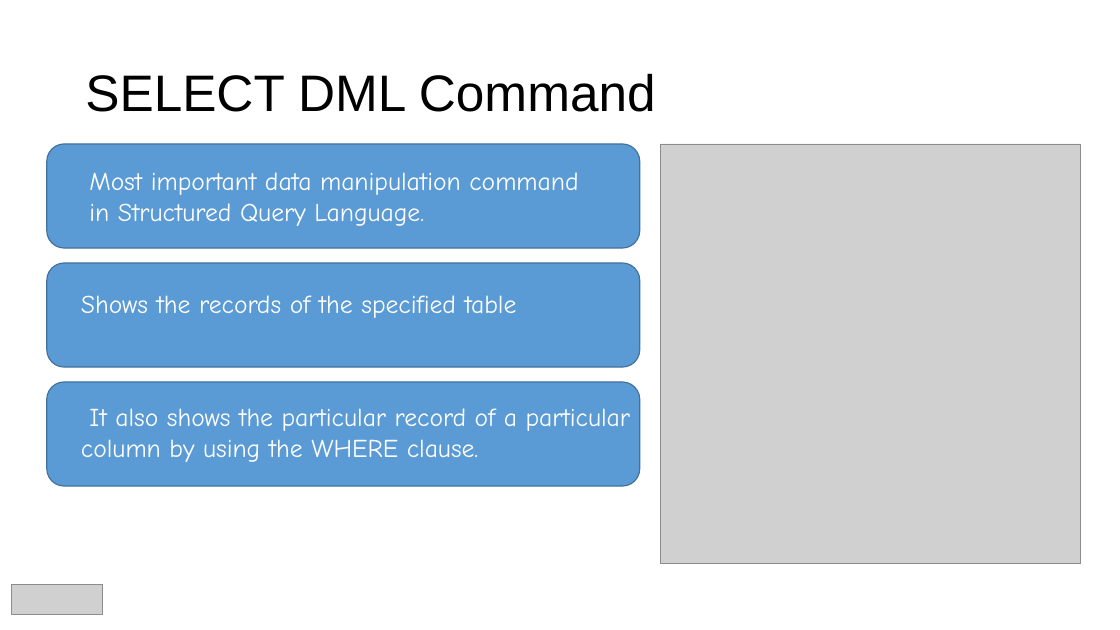
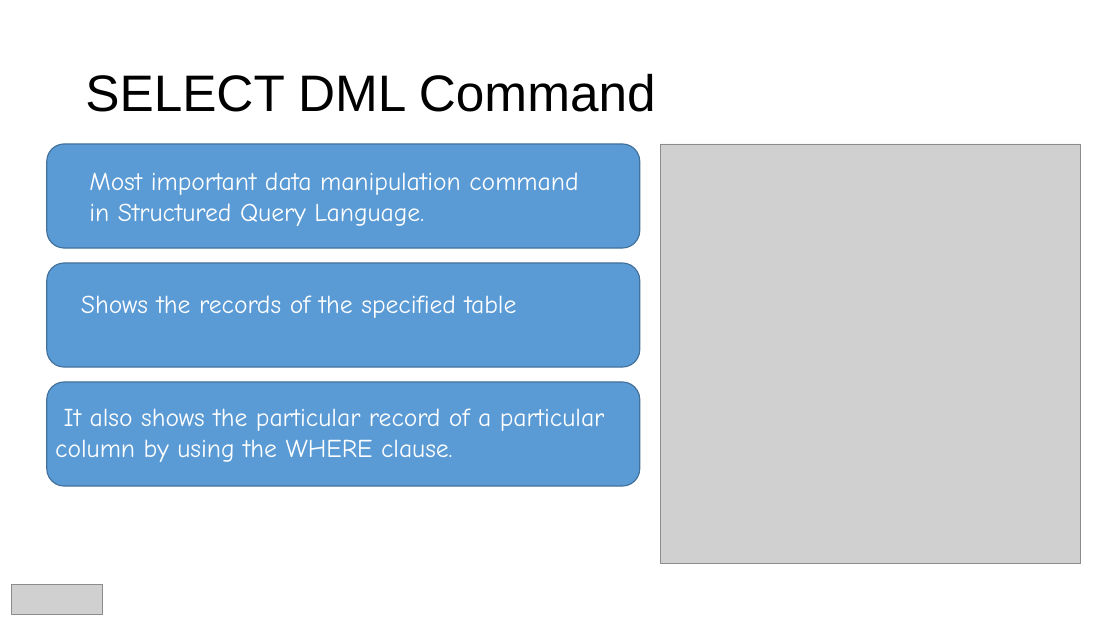
Before and after one commit to RaziyaShajeer/-ASP-Net-Core-.NetCore-SM-03, a slide deck: slide 4 of ASP.NetCore/Chapter 5/Presentation/DML.pptx. Drawn at 1120x630 pixels with LibreOffice and Linux fonts; fonts in the diff are those of the drawing; grey boxes stand for pictures. Boxes give left, top, right and bottom in pixels: in the first picture for what was removed or moved away, otherwise in the second. Text is boxed around its words. In the diff, an @@ line names an element or a change of style, - is before the commit and + after.

```diff
--- a/ASP.NetCore/Chapter 5/Presentation/DML.pptx
+++ b/ASP.NetCore/Chapter 5/Presentation/DML.pptx
@@ text "It also shows the particular ...": place and size @@
-text "It also shows the particular ..." at bbox=[81, 408, 631, 462]
+text "It also shows the particular ..." at bbox=[55, 408, 605, 462]
```
Also in this commit, not shown: 2 other slides changed, 11 other files.
